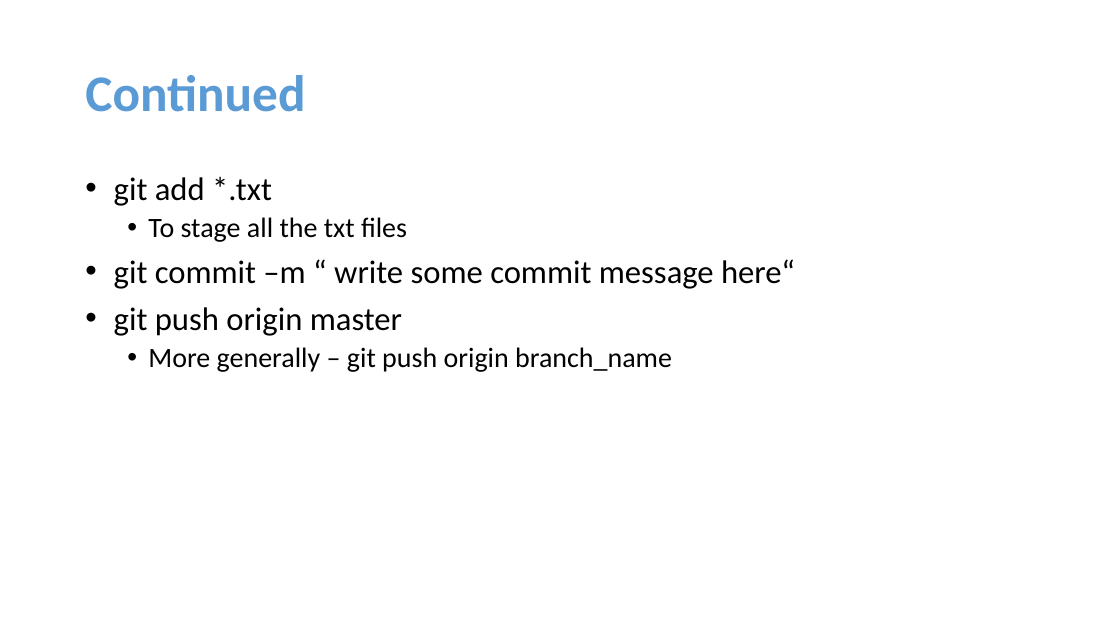
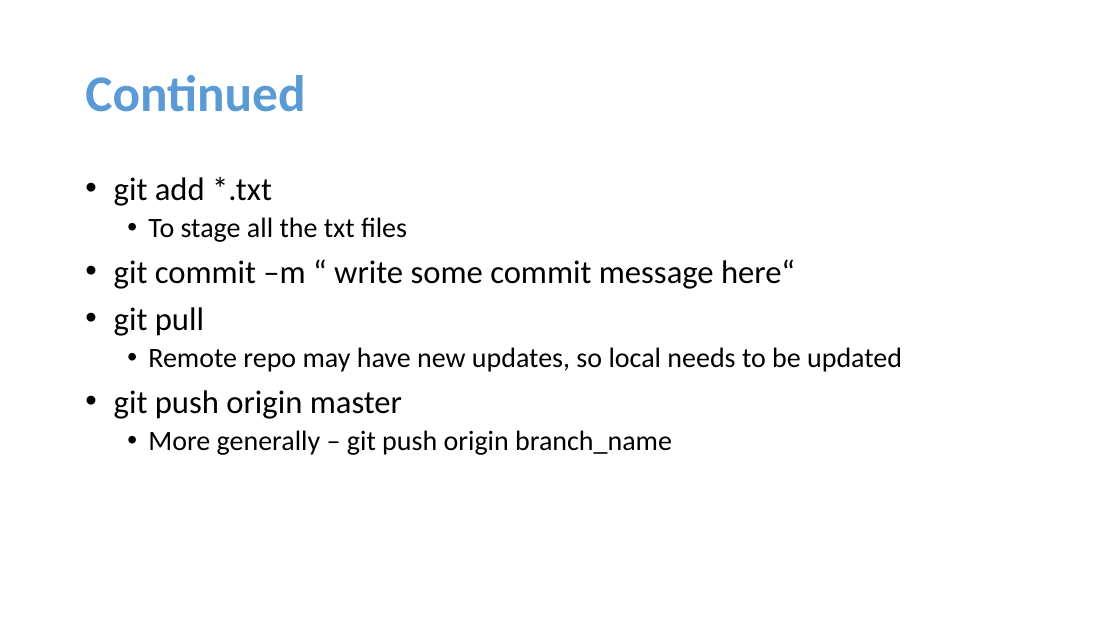
Before and after one commit to anasmoni/Learning-Git, a slide deck: slide 4 of My_Notes.pptx. Drawn at 1120x630 pixels with LibreOffice and Linux fonts; fonts in the diff are those of the drawing. Boxes give left, top, right and bottom in pixels: in the first picture for what was removed or moved away, otherwise in the second. Text is boxed around its words. In the diff, an @@ line names an element or a change of style, - is before the commit and + after.

```diff
--- a/My_Notes.pptx
+++ b/My_Notes.pptx
@@ text at box(114, 307, 902, 372): paragraphs added @@
+• git pull
+  • Remote repo may have new updates, so local needs to be updated
```
Also in this commit, not shown: 2 other slides changed, 2 slides added, 1 slide removed, 2 other files.
